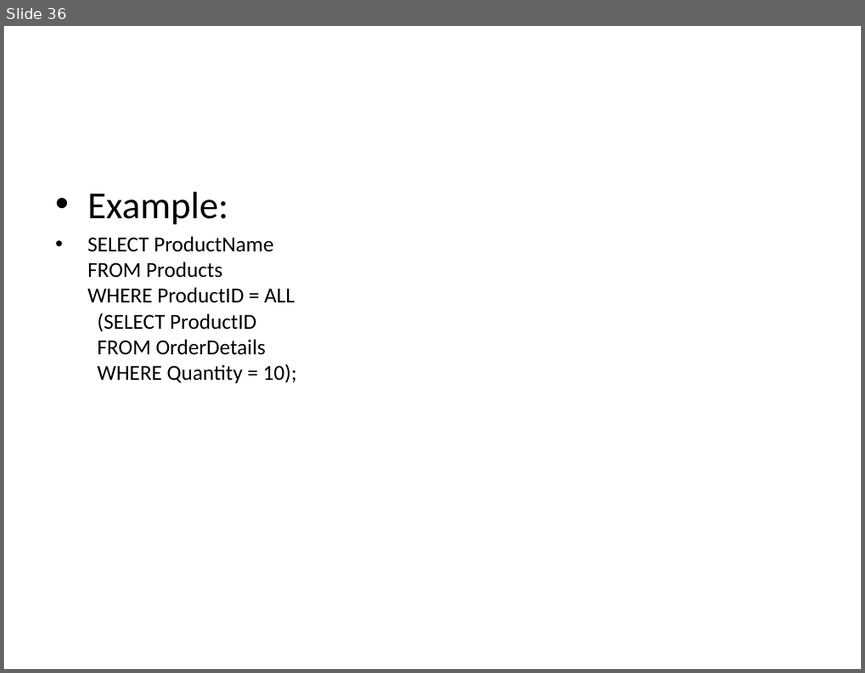
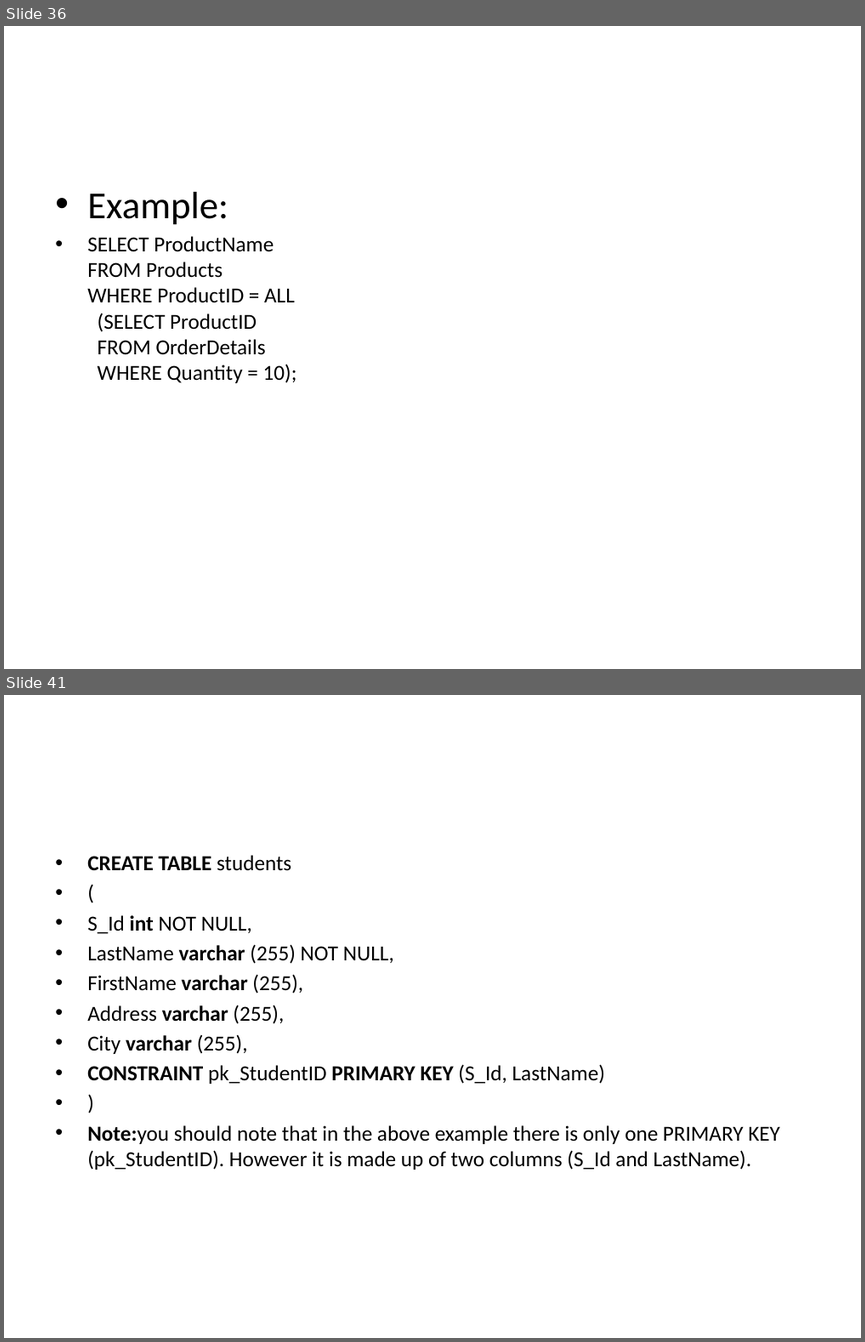
Before and after one commit to goudp4959/Oracle, a slide deck: SQL-latest.pptx. Shown one above the other, each under a label of ours: slide 36 before the commit, slides 36 and 41 after it; the slides between them are not shown. The pictures are 865x673 and 865x1342 pixels, drawn with LibreOffice and Linux fonts; fonts in the diff are those of the drawing. Boxes give left, top, right and bottom in pixels: in the first picture for what was removed or moved away, otherwise in the second. Text is boxed around its words. In the diff, an @@ line names an element or a change of style, - is before the commit and + after.

```diff
--- a/SQL-latest.pptx
+++ b/SQL-latest.pptx
@@ slide 41 added at <box>4,695,861,1338</box>, background #FFFFFF @@
@@ text added at <box>87,855,780,1169</box>, 18 pt, text #000000 @@
+• CREATE TABLE students
+• (
+• S_Id int NOT NULL,
+• LastName varchar (255) NOT NULL,
+• FirstName varchar (255),
+• Address varchar (255),
+• City varchar (255),
+• CONSTRAINT pk_StudentID PRIMARY KEY (S_Id, LastName)
+• )
+• Note:you should note that in the above example there is only one PRIMARY KEY (pk_StudentID). However it is made up of two columns (S_Id and LastName).
```
Also in this commit, not shown: 13 other slides added.
